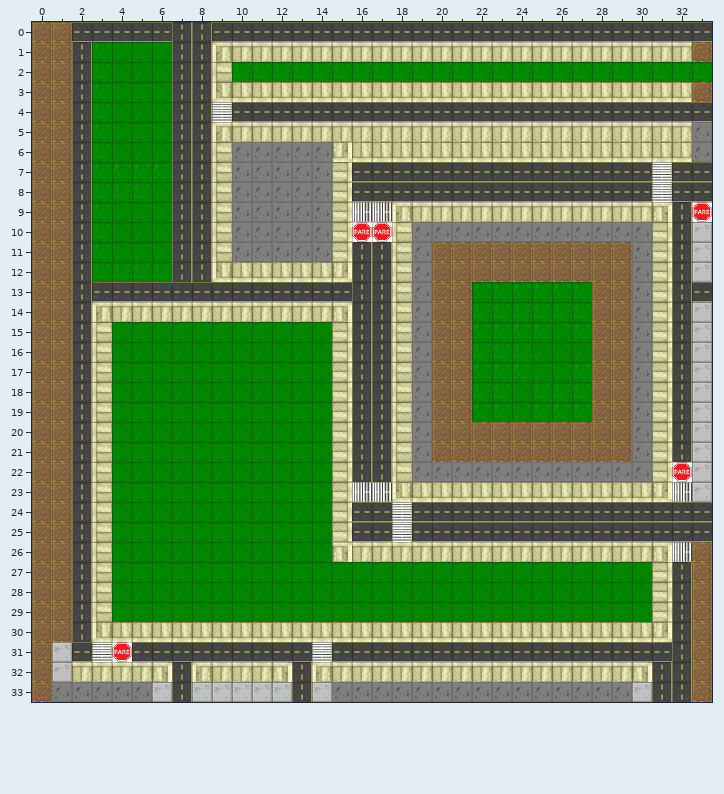
Level history. Tiled map: data/map/map.tmx. The first picture shows the starting point.
Cells are 32x32 px. Shown: x 0..33, y 0..33.
New version:
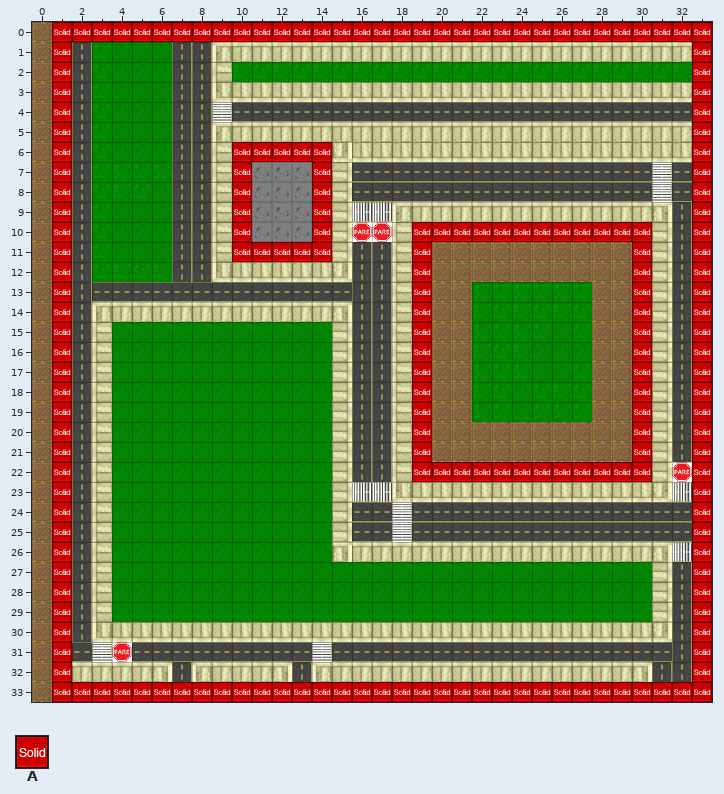
Key: from "Meta": A 0 "solid".
_ is an empty cell, . an unchanged one.
Tiles of an added or newly shown layer are drawn over the layers below it.
The edit:
--- layer "collision" (now shown)
@@ x 1..33 @@
- 0 _________________________________
- 1 _..............................._
- 2 _..............................._
- 3 _..............................._
- 4 _..............................._
- 5 _..............................._
- 6 _........_____.................._
- 7 _........_..._.................._
- 8 _........_..._.................._
- 9 _........_..._.................._
-10 _........_..._....____________.._
-11 _........_____...._.........._.._
-12 _................._.........._.._
-13 _................._.........._.._
-14 _................._.........._.._
-15 _................._.........._.._
-16 _................._.........._.._
-17 _................._.........._.._
-18 _................._.........._.._
-19 _................._.........._.._
-20 _................._.........._.._
-21 _................._.........._.._
-22 _.................____________.._
-23 _..............................._
-24 _..............................._
-25 _..............................._
-26 _..............................._
-27 _..............................._
-28 _..............................._
-29 _..............................._
-30 _..............................._
-31 _..............................._
-32 _..............................._
-33 _________________________________
+ 0 AAAAAAAAAAAAAAAAAAAAAAAAAAAAAAAAA
+ 1 A...............................A
+ 2 A...............................A
+ 3 A...............................A
+ 4 A...............................A
+ 5 A...............................A
+ 6 A........AAAAA..................A
+ 7 A........A...A..................A
+ 8 A........A...A..................A
+ 9 A........A...A..................A
+10 A........A...A....AAAAAAAAAAAA..A
+11 A........AAAAA....A..........A..A
+12 A.................A..........A..A
+13 A.................A..........A..A
+14 A.................A..........A..A
+15 A.................A..........A..A
+16 A.................A..........A..A
+17 A.................A..........A..A
+18 A.................A..........A..A
+19 A.................A..........A..A
+20 A.................A..........A..A
+21 A.................A..........A..A
+22 A.................AAAAAAAAAAAA..A
+23 A...............................A
+24 A...............................A
+25 A...............................A
+26 A...............................A
+27 A...............................A
+28 A...............................A
+29 A...............................A
+30 A...............................A
+31 A...............................A
+32 A...............................A
+33 AAAAAAAAAAAAAAAAAAAAAAAAAAAAAAAAA
Boxes around the changes in both pictures, in picture pixels (x1, y1, x2, y2):
added: (52, 22, 712, 702)
